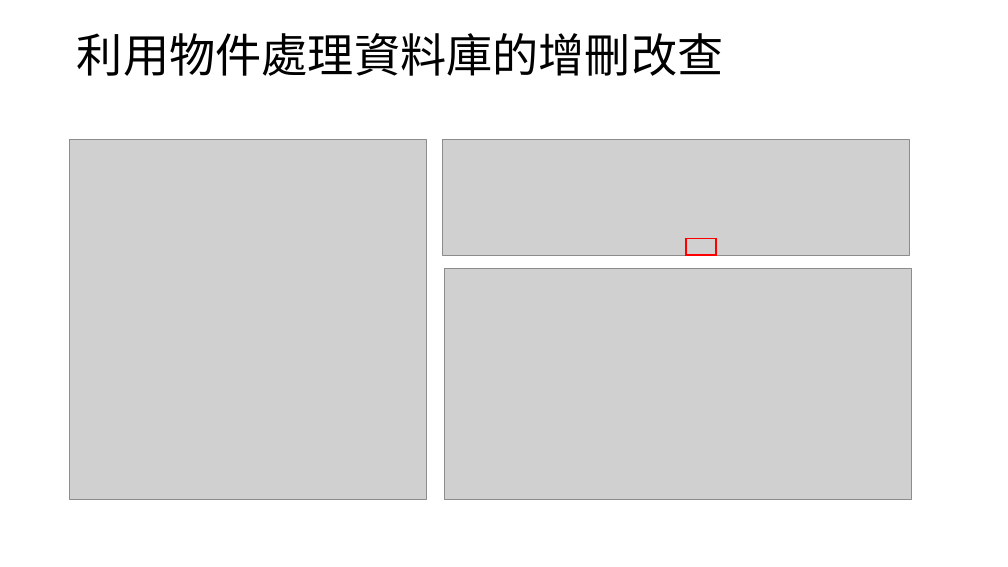
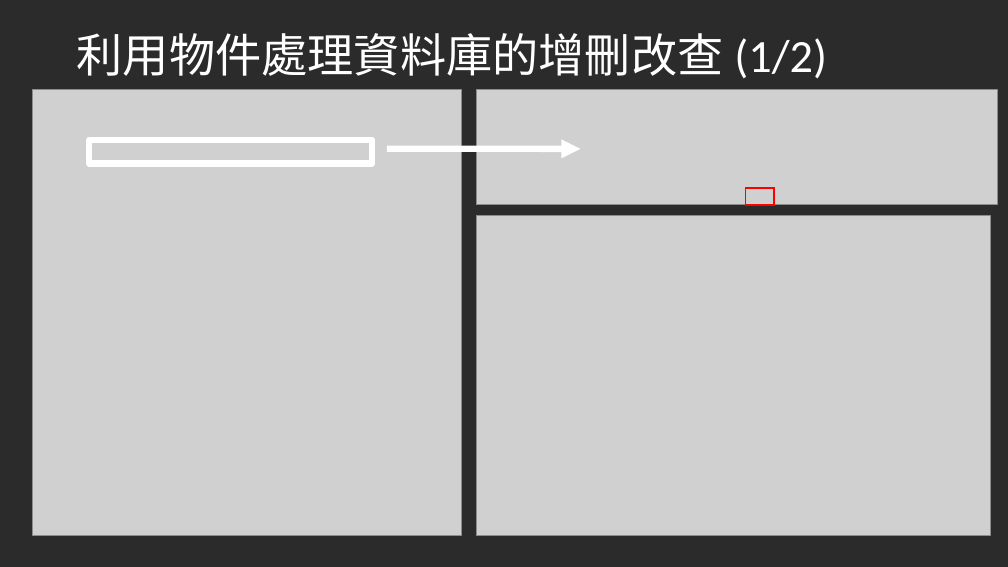
Before and after one commit to Hoxton019030/Columbrium, a slide deck: slide 8 of 新竹縣公私立【納骨塔】清冊資料庫.pptx. Drawn at 1008x567 pixels with LibreOffice and Linux fonts; fonts in the diff are those of the drawing; grey boxes stand for pictures; background and template pictures are left out; a plain dark background stands for a picture behind light text. Boxes give left, top, right and bottom in pixels: in the first picture for what was removed or moved away, otherwise in the second. Text is boxed around its words. In the diff, an @@ line names an element or a change of style, - is before the commit and + after.

```diff
--- a/新竹縣公私立【納骨塔】清冊資料庫.pptx
+++ b/新竹縣公私立【納骨塔】清冊資料庫.pptx
@@ background #FFFFFF to picture (left out) @@
@@ text at box(77, 33, 827, 78): text changed; text colour #000000 to #FFFFFF @@
-利用物件處理資料庫的增刪改查
+利用物件處理資料庫的增刪改查 (1/2)
@@ picture: place and size @@
-picture at box(70, 140, 427, 500)
+picture at box(33, 89, 461, 536)
@@ picture: place and size @@
-picture at box(443, 140, 910, 256)
+picture at box(476, 89, 997, 205)
@@ rectangle added at box(89, 140, 372, 164), outline #FFFFFF 6.01 pt @@
@@ arrow added from (387, 149) to (581, 149), #FFFFFF 6.01 pt @@
@@ rectangle: place and size @@
-rectangle at box(687, 238, 717, 255)
+rectangle at box(746, 188, 774, 205)
@@ picture: place and size @@
-picture at box(445, 269, 911, 500)
+picture at box(476, 216, 991, 535)
```
Also in this commit, not shown: 9 other slides changed, 2 slides added, 3 slides removed, 15 other files.
